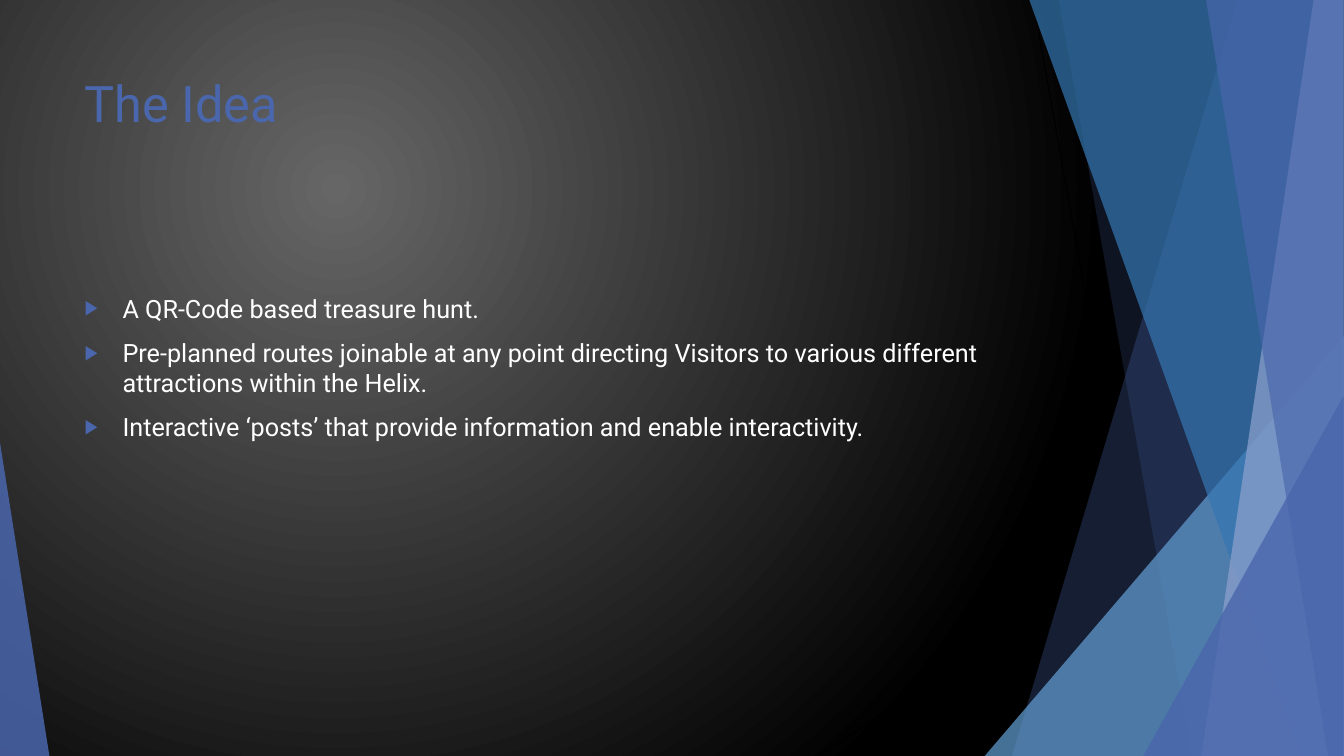
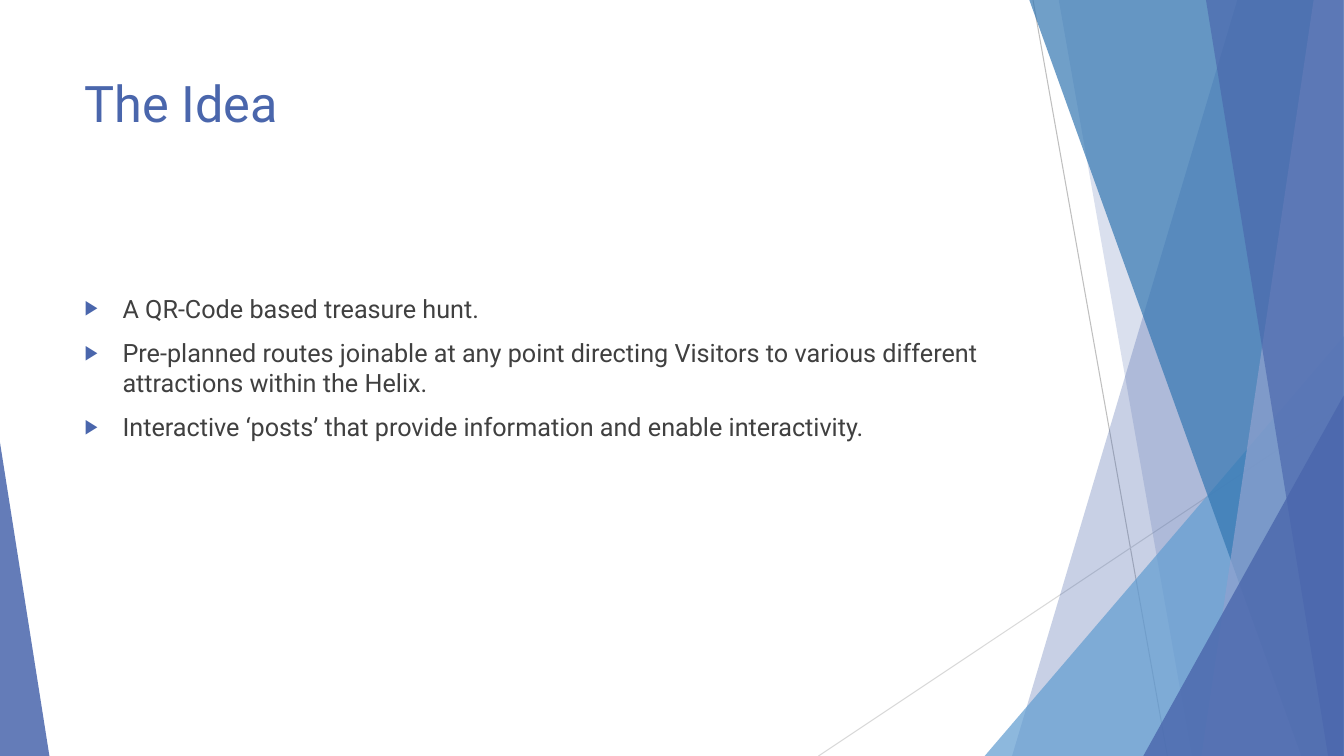
Before and after one commit to glasgow2016/team-5, a slide deck: slide 2 of Design.pptx (slide 3 before the commit). Drawn at 1344x756 pixels with LibreOffice and Linux fonts; fonts in the diff are those of the drawing. Boxes give left, top, right and bottom in pixels: in the first picture for what was removed or moved away, otherwise in the second. Text is boxed around its words. In the diff, an @@ line names an element or a change of style, - is before the commit and + after.

```diff
--- a/Design.pptx
+++ b/Design.pptx
@@ background gradient #676767 to #000000 to #FFFFFF @@
@@ line (1033, 0) - (1168, 756): stroke #000000 0.75 pt to #BFBFBF 0.75 pt @@
@@ text "A QR-Code based treasure hunt." at [123, 299, 977, 442]: text colour #FFFFFF to #404040 @@
@@ line (1344, 406) - (819, 756): stroke #000000 0.75 pt to #D9D9D9 0.75 pt @@
```
Also in this commit, not shown: 5 other slides changed, 2 slides removed.
